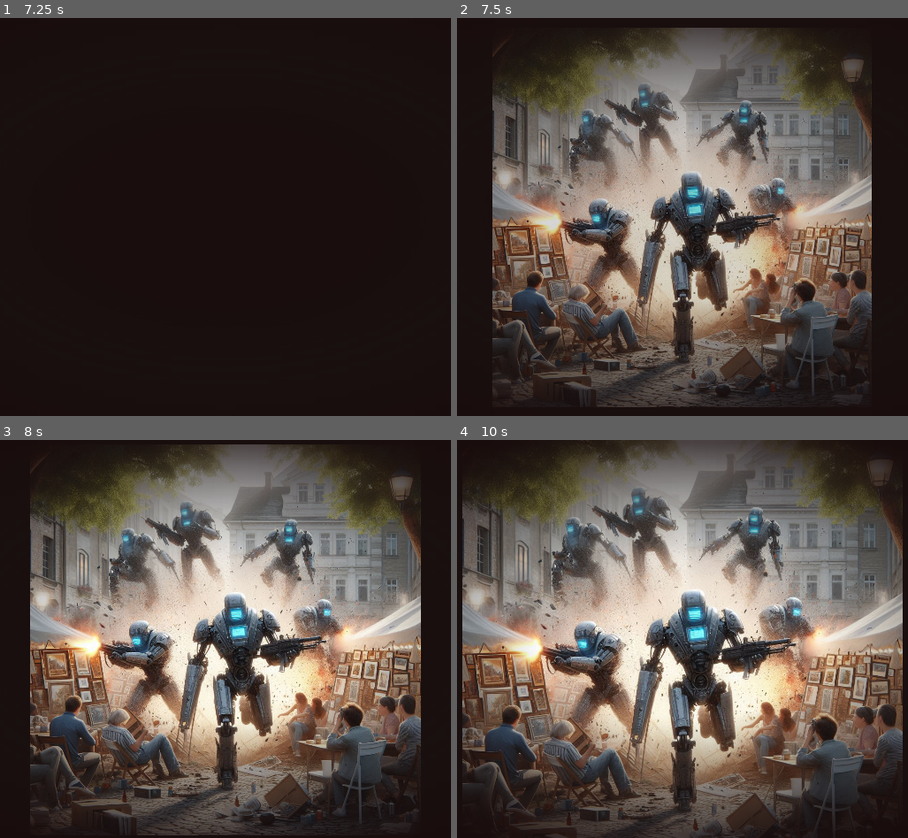
Above: before the commit, frames 1-4 (two rows, left to right).
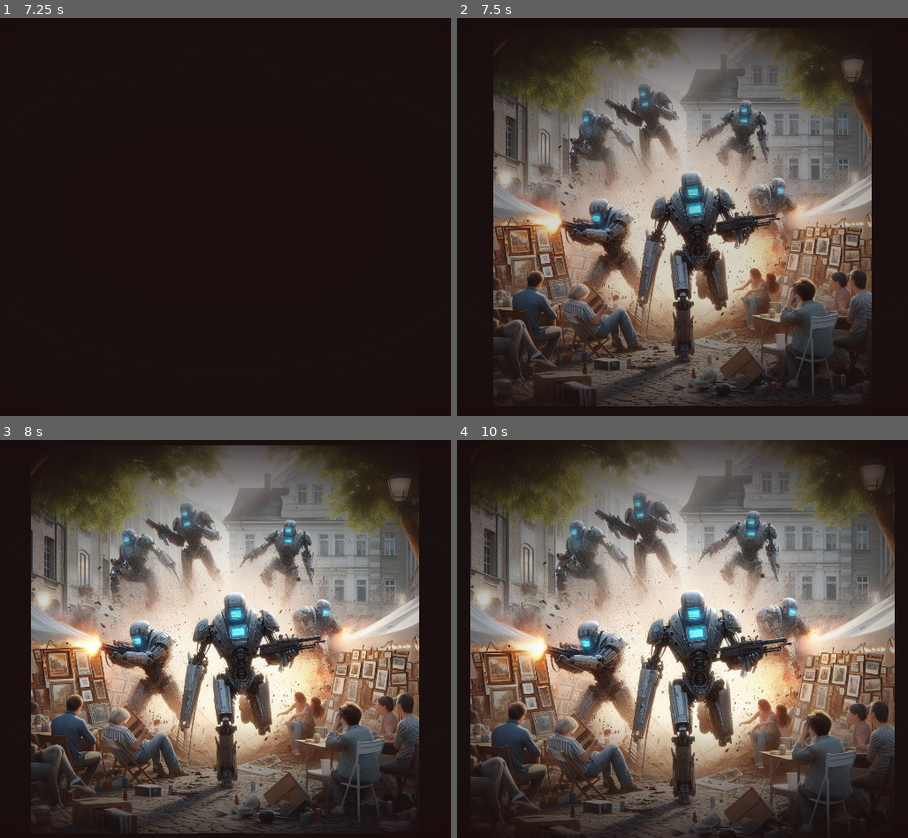
Above: after the commit, the same moments.

Repository: vibrunazo/godot-laststand
Game: Godot game, scene res://scenes/opening.tscn
Same seed, same stepped clock (60 frames per second), same inputs: the game is played once before the commit and once after it.
Inputs (mouse positions are in pixels of both pictures, inside the frame that each line leads up to):
- Up to frame 1 (7.25 s): tap Enter at 0.5, 2 s; move the mouse to (383, 197) at 0.52 s; click (383, 197) at 0.67 s; tap Space at 1.25, 2.75 s; move the mouse to (85, 236) at 1.27 s; click (85, 236) at 1.42 s; move the mouse to (297, 129) at 2.02 s; click (297, 129) at 2.17 s; move the mouse to (189, 296) at 2.77 s; click (189, 296) at 2.92 s; move the mouse to (437, 276) at 3.52 s; click (437, 276) at 3.67 s; move the mouse to (13, 157) at 4.27 s; click (13, 157) at 4.42 s; move the mouse to (261, 217) at 5.02 s; click (261, 217) at 5.17 s; move the mouse to (117, 117) at 5.77 s; click (117, 117) at 5.92 s; move the mouse to (383, 197) at 6.52 s; click (383, 197) at 6.67 s
- Up to frame 2 (7.5 s): tap Enter at 7.25 s; move the mouse to (542, 236) at 7.27 s; click (542, 236) at 7.42 s
- Up to frame 3 (8 s): no input
- Up to frame 4 (10 s): move the mouse to (754, 551) at 8.02 s; click (754, 551) at 8.17 s; move the mouse to (646, 718) at 8.77 s; click (646, 718) at 8.92 s; move the mouse to (894, 698) at 9.52 s; click (894, 698) at 9.67 s

Frame 1 is identical in both runs. In frame 2, 2.5% of the frame differs, in the area x 7-92%, y 9-98%; in frame 3, 13%; in frame 4, 30%, in the area x 1-99%, y 1-100%.

Commit message:
main menu music

Diff:
--- a/scenes/main_menu.tscn
+++ b/scenes/main_menu.tscn
@@ -7,6 +7,7 @@
 [ext_resource type="Texture2D" uid="uid://3w1cw8idl58l" path="res://assets/tex/menu_thelast.png" id="3_bdo1c"]
 [ext_resource type="Texture2D" uid="uid://ben4iyb3i2sfu" path="res://assets/tex/menu_artstand.png" id="4_iopwb"]
 [ext_resource type="Script" path="res://scenes/button_watch.gd" id="5_ttn7j"]
+[ext_resource type="AudioStream" uid="uid://d4meiiwg6f0fl" path="res://assets/audio/250856__joshuaempyre__epic-orchestra-loop.ogg" id="8_1rh53"]
 
 [sub_resource type="Gradient" id="Gradient_gf31j"]
 colors = PackedColorArray(0.188235, 0, 0, 0, 0, 0, 0, 1)
@@ -69,6 +70,30 @@
 "transitions": PackedFloat32Array(1),
 "update": 0,
 "values": [Color(1, 1, 1, 0)]
+}
+tracks/4/type = "value"
+tracks/4/imported = false
+tracks/4/enabled = true
+tracks/4/path = NodePath("TexArtstand:modulate")
+tracks/4/interp = 1
+tracks/4/loop_wrap = true
+tracks/4/keys = {
+"times": PackedFloat32Array(0),
+"transitions": PackedFloat32Array(1),
+"update": 0,
+"values": [Color(1, 1, 1, 0)]
+}
+tracks/5/type = "value"
+tracks/5/imported = false
+tracks/5/enabled = true
+tracks/5/path = NodePath("AudioStreamPlayer:playing")
+tracks/5/interp = 1
+tracks/5/loop_wrap = true
+tracks/5/keys = {
+"times": PackedFloat32Array(0),
+"transitions": PackedFloat32Array(1),
+"update": 1,
+"values": [false]
 }
 
 [sub_resource type="Animation" id="Animation_ei7rs"]
@@ -81,10 +106,10 @@
 tracks/0/interp = 1
 tracks/0/loop_wrap = true
 tracks/0/keys = {
-"times": PackedFloat32Array(0, 1),
-"transitions": PackedFloat32Array(1, 1),
-"update": 0,
-"values": [Color(1, 1, 1, 0), Color(1, 1, 1, 1)]
+"times": PackedFloat32Array(0, 0.4, 0.8),
+"transitions": PackedFloat32Array(1, 1, 1),
+"update": 0,
+"values": [Color(1, 1, 1, 0), Color(1, 1, 1, 0), Color(1, 1, 1, 1)]
 }
 tracks/1/type = "value"
 tracks/1/imported = false
@@ -93,7 +118,7 @@
 tracks/1/interp = 1
 tracks/1/loop_wrap = true
 tracks/1/keys = {
-"times": PackedFloat32Array(0, 1, 2),
+"times": PackedFloat32Array(0, 1, 1.4),
 "transitions": PackedFloat32Array(1, 1, 1),
 "update": 0,
 "values": [Color(1, 1, 1, 0), Color(1, 1, 1, 0), Color(1, 1, 1, 1)]
@@ -105,7 +130,7 @@
 tracks/2/interp = 1
 tracks/2/loop_wrap = true
 tracks/2/keys = {
-"times": PackedFloat32Array(0, 2.6, 4),
+"times": PackedFloat32Array(0, 3.6, 4.1),
 "transitions": PackedFloat32Array(1, 1, 1),
 "update": 0,
 "values": [Color(1, 1, 1, 0), Color(1, 1, 1, 0), Color(1, 1, 1, 1)]
@@ -117,10 +142,34 @@
 tracks/3/interp = 1
 tracks/3/loop_wrap = true
 tracks/3/keys = {
-"times": PackedFloat32Array(3.8, 4.8),
+"times": PackedFloat32Array(4.7, 5.2),
 "transitions": PackedFloat32Array(1, 1),
 "update": 0,
 "values": [Color(1, 1, 1, 0), Color(1, 1, 1, 1)]
+}
+tracks/4/type = "value"
+tracks/4/imported = false
+tracks/4/enabled = true
+tracks/4/path = NodePath("TexArtstand:modulate")
+tracks/4/interp = 1
+tracks/4/loop_wrap = true
+tracks/4/keys = {
+"times": PackedFloat32Array(0, 0.2),
+"transitions": PackedFloat32Array(1, 1),
+"update": 0,
+"values": [Color(1, 1, 1, 0), Color(1, 1, 1, 1)]
+}
+tracks/5/type = "value"
+tracks/5/imported = false
+tracks/5/enabled = true
+tracks/5/path = NodePath("AudioStreamPlayer:playing")
+tracks/5/interp = 1
+tracks/5/loop_wrap = true
+tracks/5/keys = {
+"times": PackedFloat32Array(0.4),
+"transitions": PackedFloat32Array(1),
+"update": 1,
+"values": [true]
 }
 
 [sub_resource type="AnimationLibrary" id="AnimationLibrary_swweq"]
@@ -141,6 +190,7 @@
 texture = SubResource("GradientTexture2D_niqth")
 
 [node name="TexArtstand" type="TextureRect" parent="."]
+modulate = Color(1, 1, 1, 0)
 anchors_preset = 8
 anchor_left = 0.5
 anchor_top = 0.5
@@ -265,3 +315,7 @@
 libraries = {
 "": SubResource("AnimationLibrary_swweq")
 }
+
+[node name="AudioStreamPlayer" type="AudioStreamPlayer" parent="."]
+stream = ExtResource("8_1rh53")
+bus = &"Music"
--- a/scenes/opening.gd
+++ b/scenes/opening.gd
@@ -18,9 +18,10 @@
 		"jobless":
 			anim.play("aigen")
 		"aigen":
-			anim.play("postmodern")
-		"postmodern":
 			anim.play("door")
+			#anim.play("postmodern")
+		#"postmodern":
+			#anim.play("door")
 		"door":
 			anim.play("broken")
 		"broken":
--- a/scenes/opening.tscn
+++ b/scenes/opening.tscn
@@ -401,7 +401,7 @@
 
 [sub_resource type="Animation" id="Animation_twen3"]
 resource_name = "raid"
-length = 9.0
+length = 10.0
 tracks/0/type = "value"
 tracks/0/imported = false
 tracks/0/enabled = true
@@ -421,7 +421,7 @@
 tracks/1/interp = 1
 tracks/1/loop_wrap = true
 tracks/1/keys = {
-"times": PackedFloat32Array(1, 5.4, 5.5, 8, 8.5),
+"times": PackedFloat32Array(1, 5.4, 5.5, 9, 9.5),
 "transitions": PackedFloat32Array(1, 1, 1, 1, 1),
 "update": 0,
 "values": [Color(1, 1, 1, 0), Color(1, 1, 1, 0), Color(1, 1, 1, 1), Color(1, 1, 1, 1), Color(1, 1, 1, 0)]
@@ -481,7 +481,7 @@
 tracks/6/interp = 1
 tracks/6/loop_wrap = true
 tracks/6/keys = {
-"times": PackedFloat32Array(5.4, 8.5),
+"times": PackedFloat32Array(5.4, 9.5),
 "transitions": PackedFloat32Array(1, 1),
 "update": 0,
 "values": [Vector2(1, 1), Vector2(1.2, 1.2)]
@@ -1048,7 +1048,6 @@
 tab_focus_mode = 0
 
 [node name="Raid" type="Control" parent="Tabs"]
-visible = false
 layout_mode = 2
 
 [node name="TexRaid" type="TextureRect" parent="Tabs/Raid"]
@@ -1256,6 +1255,7 @@
 horizontal_alignment = 1
 
 [node name="Door" type="Control" parent="Tabs"]
+visible = false
 layout_mode = 2
 
 [node name="Tex" type="TextureRect" parent="Tabs/Door"]
@@ -1276,6 +1276,7 @@
 texture = ExtResource("8_ysv3u")
 
 [node name="Label" type="Label" parent="Tabs/Door"]
+modulate = Color(1, 1, 1, 0)
 layout_mode = 1
 anchors_preset = 8
 anchor_left = 0.5
@@ -1288,7 +1289,7 @@
 offset_bottom = 106.5
 grow_horizontal = 2
 grow_vertical = 2
-scale = Vector2(0.941071, 0.941071)
+scale = Vector2(0.7, 0.7)
 pivot_offset = Vector2(408.5, 10.5)
 text = "I couldn't stand it anymore.
 So I seek refuge in the last art gallery the robots had missed.
Not shown, added: assets/audio/250856__joshuaempyre__epic-orchestra-loop.ogg.import
Not shown: 1 places in scenes/main_menu.tscn that only renumber resources
Not shown, added: assets/audio/250856__joshuaempyre__epic-orchestra-loop.ogg
